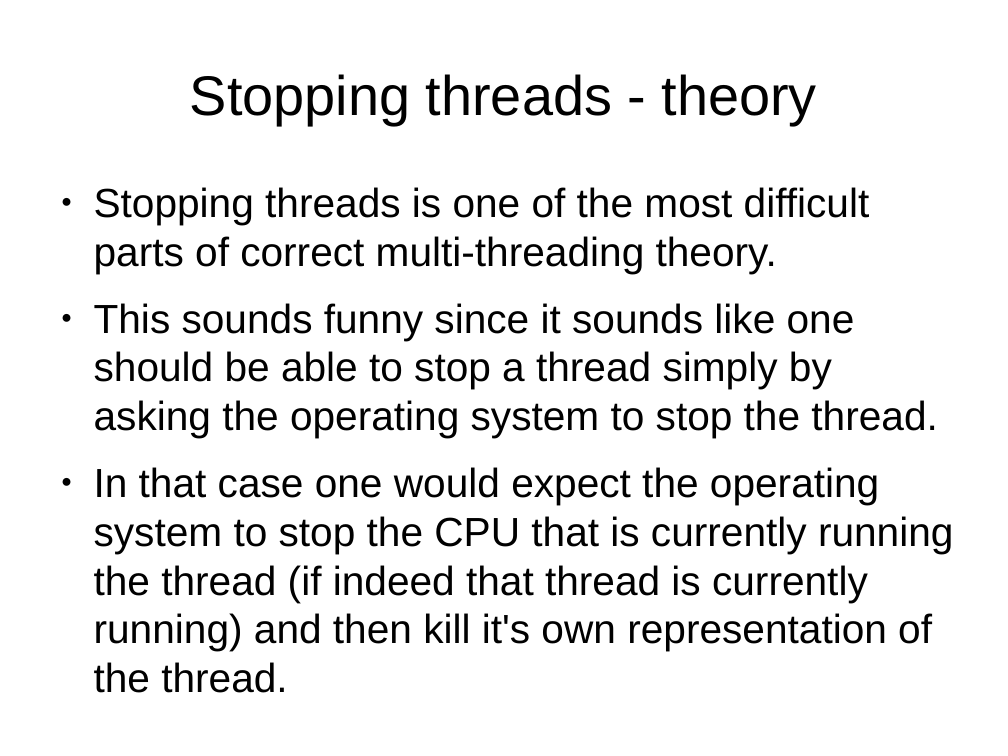
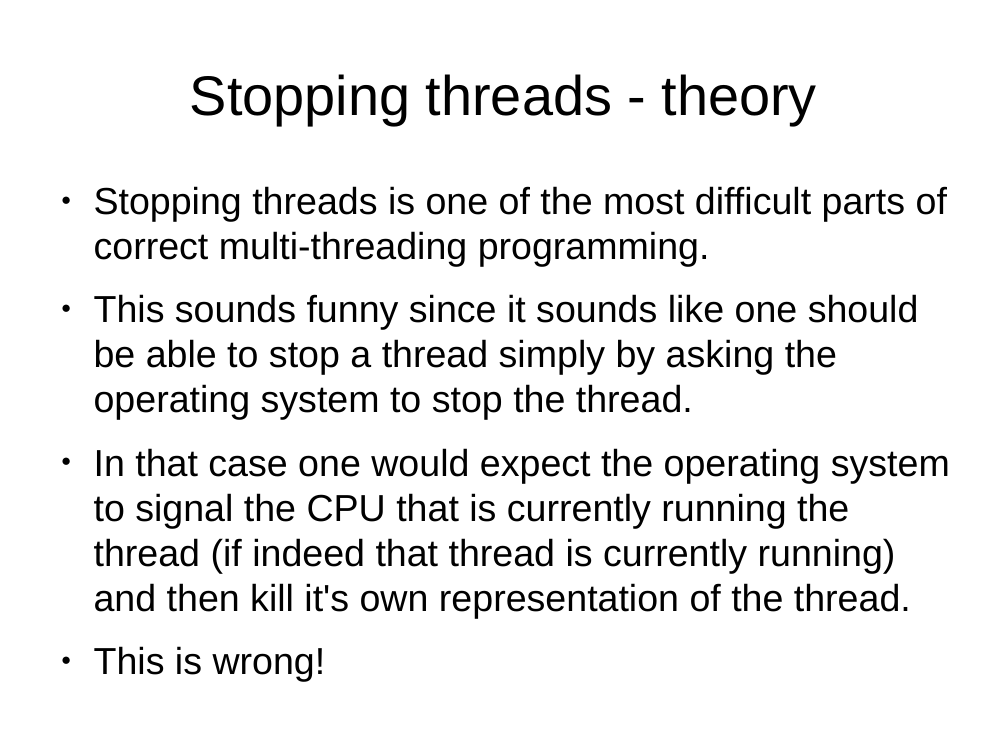
Before and after one commit to veltzer/demos-linux, a slide deck: slide 9 of doc/odp/pthreads_linux.odp. Drawn at 1008x756 pixels with LibreOffice and Linux fonts; fonts in the diff are those of the drawing. Boxes give left, top, right and bottom in pixels: in the first picture for what was removed or moved away, otherwise in the second. Text is boxed around its words. In the diff, an @@ line names an element or a change of style, - is before the commit and + after.

```diff
--- a/doc/odp/pthreads_linux.odp
+++ b/doc/odp/pthreads_linux.odp
@@ text at bbox=[94, 186, 947, 267]: text changed; size 32 to 29.6 pt @@
-● Stopping threads is one of the most difficult parts of correct multi-threading theory.
+● Stopping threads is one of the most difficult parts of correct multi-threading programming.
@@ text at bbox=[94, 294, 919, 420]: size 32 to 29.6 pt in "This sounds funny since it sounds like ..." @@
@@ text at bbox=[94, 448, 950, 681]: text changed; size 32 to 29.6 pt @@
-● In that case one would expect the operating system to stop the CPU that is currently running the thread (if indeed that thread is currently running) and then kill it's own representation of the thread.
+● In that case one would expect the operating system to signal the CPU that is currently running the thread (if indeed that thread is currently running) and then kill it's own representation of the thread.
+● This is wrong!
```
Also in this commit, not shown: 7 other slides changed, 1 other file.
